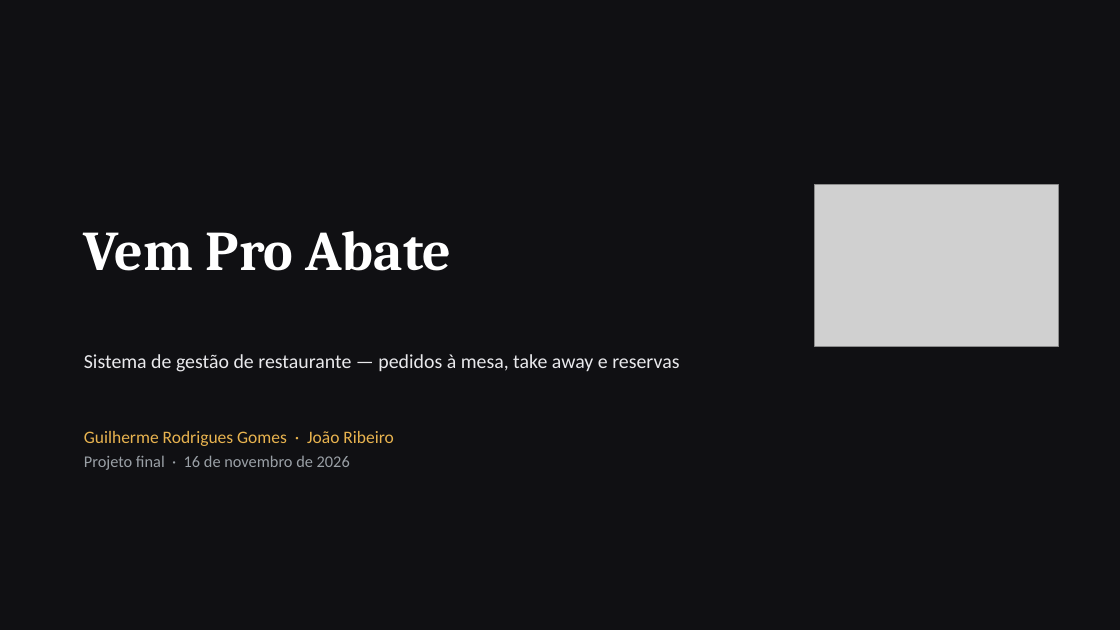
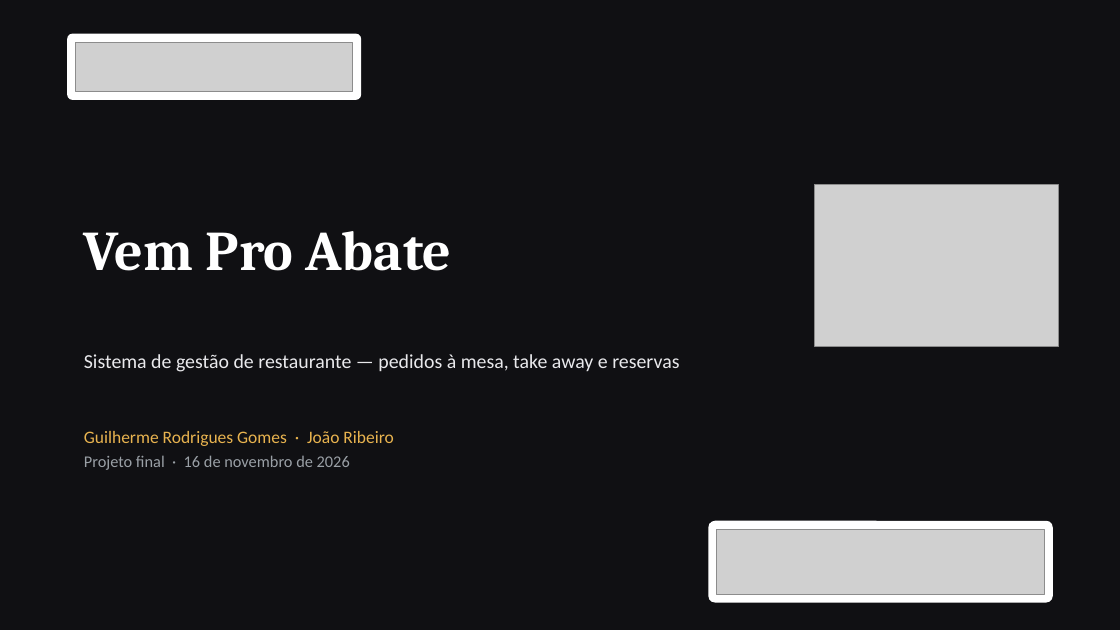
Before and after one commit to Azulindo/Projeto-Final, a slide deck: slide 1 of docs/apresentacao.pptx. Drawn at 1120x630 pixels with LibreOffice and Linux fonts; fonts in the diff are those of the drawing; grey boxes stand for pictures. Boxes give left, top, right and bottom in pixels: in the first picture for what was removed or moved away, otherwise in the second. Text is boxed around its words. In the diff, an @@ line names an element or a change of style, - is before the commit and + after.

```diff
--- a/docs/apresentacao.pptx
+++ b/docs/apresentacao.pptx
@@ rounded rectangle added at <box>67,34,361,100</box>, fill #FFFFFF @@
@@ picture added at <box>76,42,353,92</box> @@
@@ rounded rectangle added at <box>708,521,1053,602</box>, fill #FFFFFF @@
@@ picture added at <box>717,529,1044,594</box> @@
```
Also in this commit, not shown: 15 other slides changed, 1 slide added.
